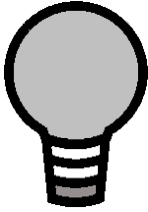
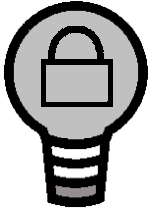
Before/after of a 148×212 layered artwork. What changed in the layer stack:
added layer "Lock" above "Bulb" over [41, 26, 113, 107]
